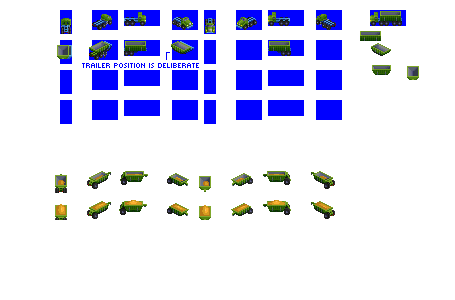
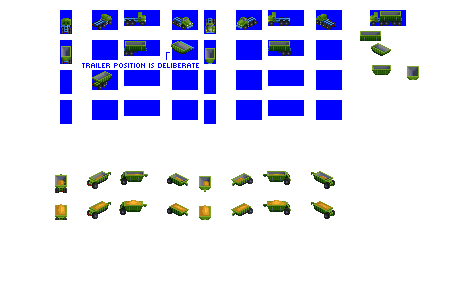
Layered file, before and after one edit (w=455, h=300). Changes by layer:
painted on "trailer body" over [57, 17, 401, 90]
painted on "trailer chassis" over [59, 57, 212, 64]
painted on "Layer 0" over [60, 41, 112, 60]
